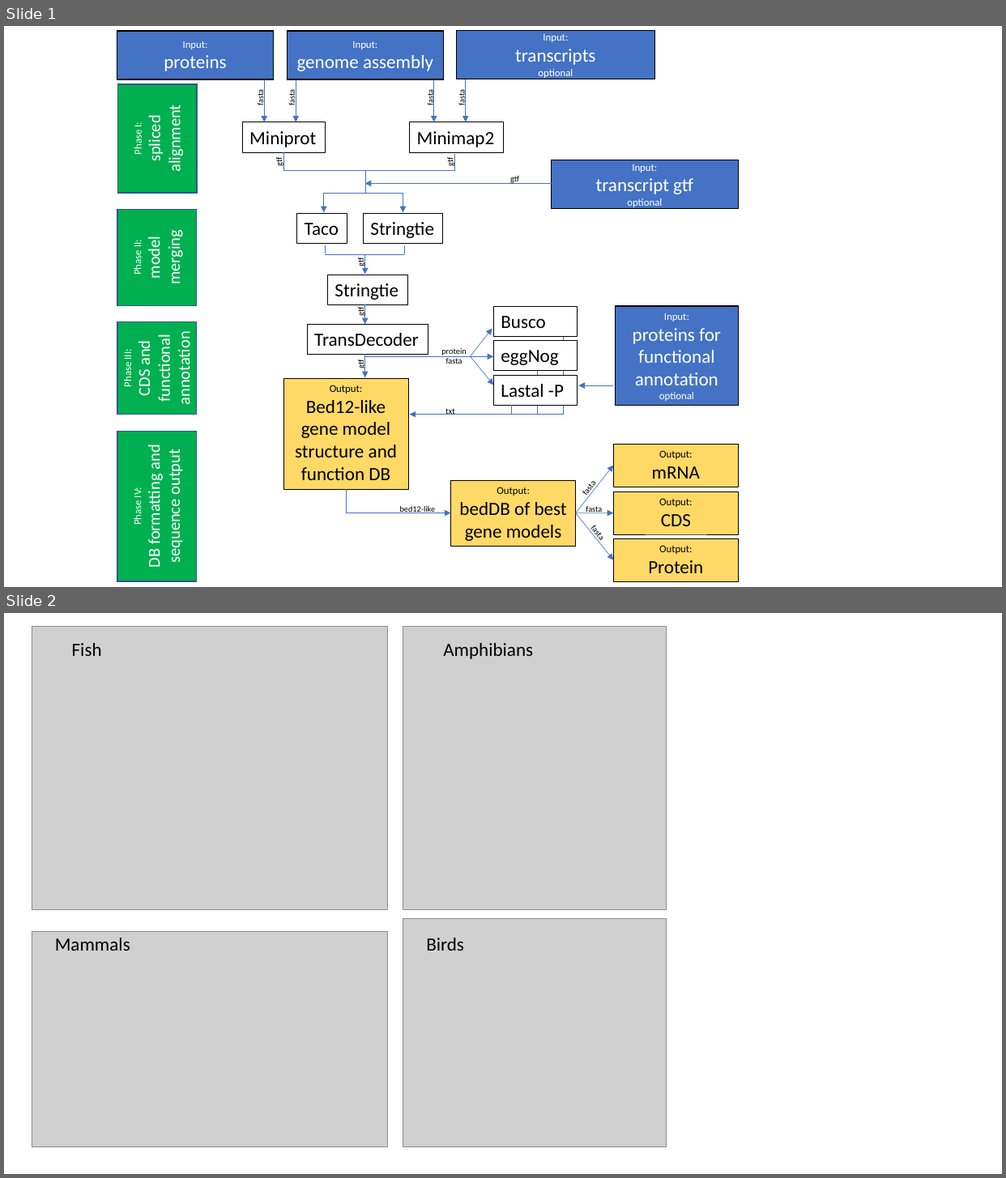
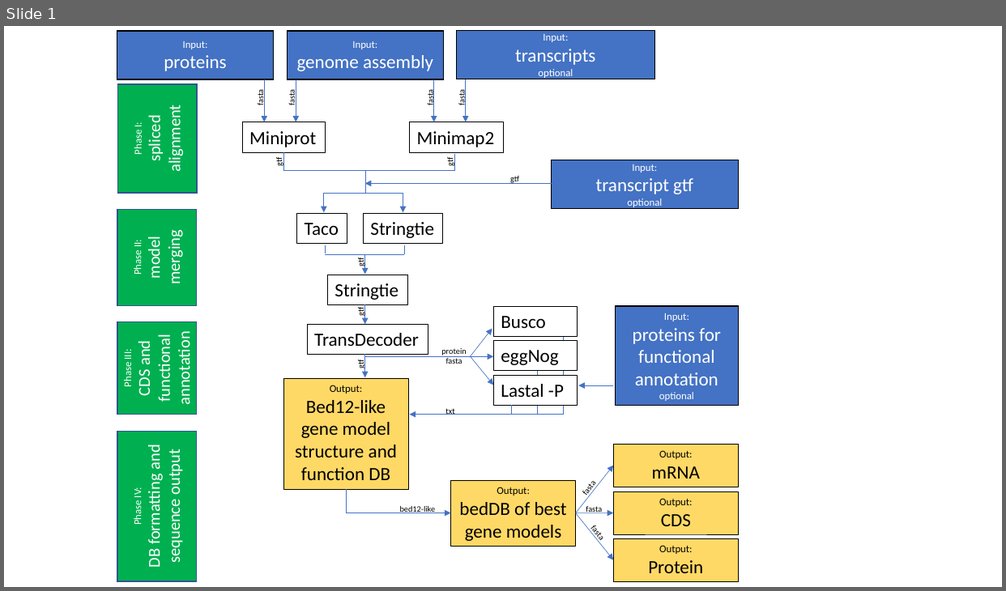
Before and after one commit to HMPNK/HANNO, a slide deck: HANNO-flow.pptx. Shown one above the other, each under a label of ours: slides 1 and 2 before the commit, slide 1 after it. The pictures are 1006x1178 and 1006x591 pixels, drawn with LibreOffice and Linux fonts; fonts in the diff are those of the drawing; grey boxes stand for pictures. Boxes give left, top, right and bottom in pixels: in the first picture for what was removed or moved away, otherwise in the second. Text is boxed around its words. In the diff, an @@ line names an element or a change of style, - is before the commit and + after.

```diff
--- a/HANNO-flow.pptx
+++ b/HANNO-flow.pptx
@@ slide 2 removed at [4, 613, 1002, 1174], background #FFFFFF @@
@@ group removed at [32, 626, 667, 1147]: 4 pictures, 4 texts @@
-Fish
-Amphibians
-Birds
-Mammals
```
Also in this commit, not shown: 4 slides added, 2 other files.
